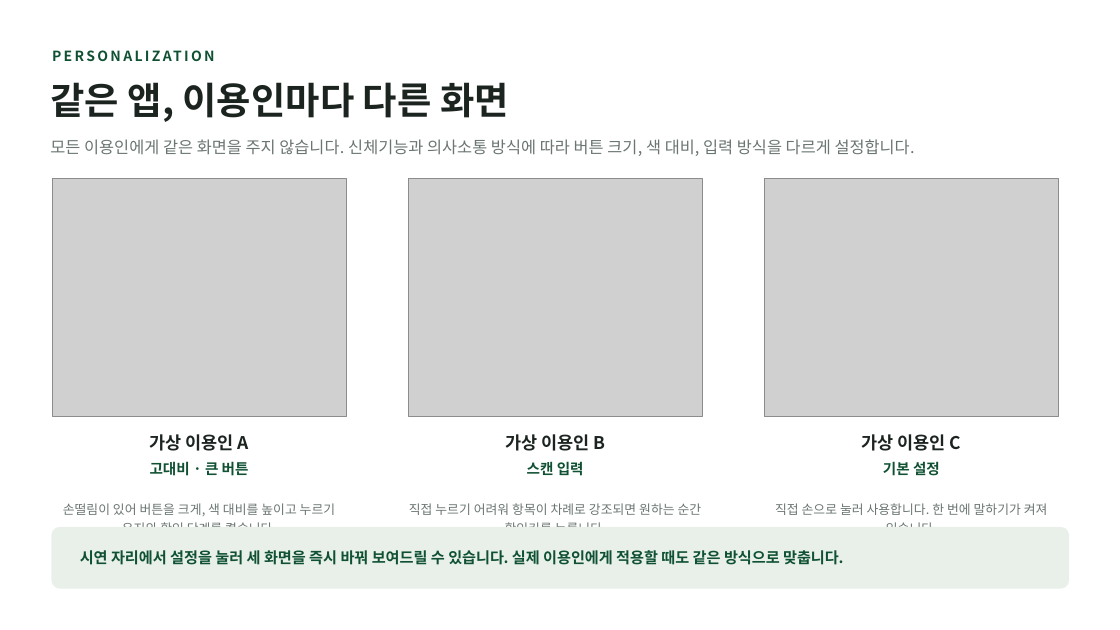
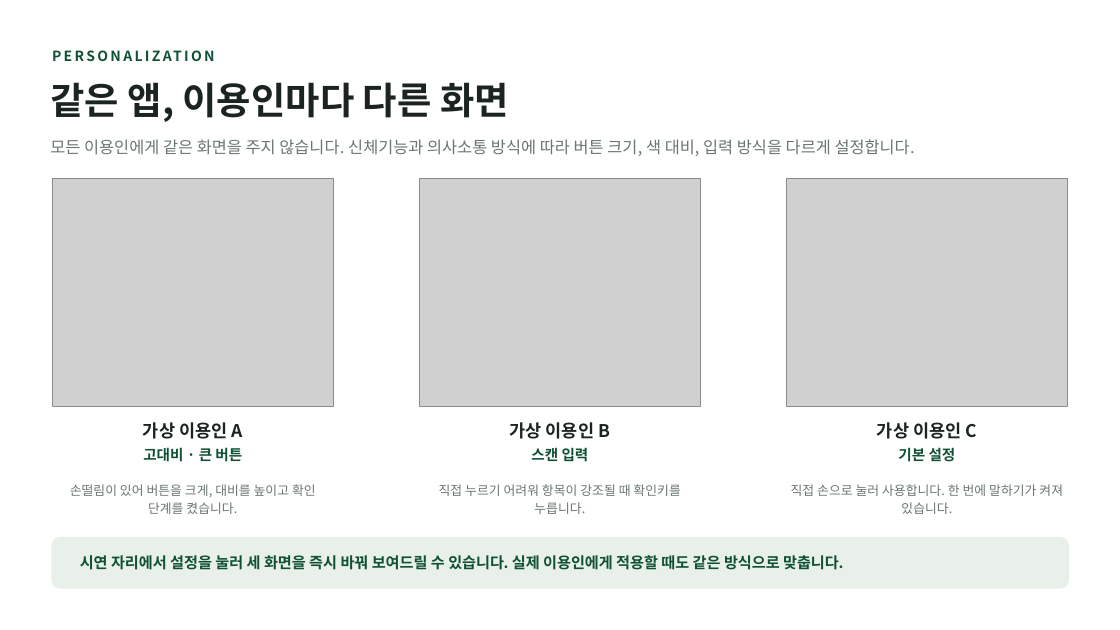
Before and after one commit to dennischoi97-hash/sjb-10, a slide deck: slide 10 of 말빛_AAC_웹앱_시연설명.pptx. Drawn at 1120x630 pixels with LibreOffice and Linux fonts; fonts in the diff are those of the drawing; grey boxes stand for pictures. Boxes give left, top, right and bottom in pixels: in the first picture for what was removed or moved away, otherwise in the second. Text is boxed around its words. In the diff, an @@ line names an element or a change of style, - is before the commit and + after.

```diff
--- a/말빛_AAC_웹앱_시연설명.pptx
+++ b/말빛_AAC_웹앱_시연설명.pptx
@@ picture: place and size @@
-picture at bbox=[52, 178, 346, 417]
+picture at bbox=[52, 178, 334, 406]
@@ picture: place and size @@
-picture at bbox=[408, 178, 702, 417]
+picture at bbox=[419, 178, 701, 406]
@@ picture: place and size @@
-picture at bbox=[765, 178, 1059, 417]
+picture at bbox=[786, 178, 1068, 406]
@@ text "가상 이용인 A": place and size @@
-text "가상 이용인 A" at bbox=[149, 434, 249, 451]
+text "가상 이용인 A" at bbox=[143, 422, 242, 439]
@@ text "가상 이용인 B": place and size @@
-text "가상 이용인 B" at bbox=[505, 434, 605, 451]
+text "가상 이용인 B" at bbox=[510, 422, 610, 439]
@@ text "가상 이용인 C": place and size @@
-text "가상 이용인 C" at bbox=[861, 434, 961, 451]
+text "가상 이용인 C" at bbox=[877, 422, 976, 439]
@@ text "고대비 · 큰 버튼": place and size @@
-text "고대비 · 큰 버튼" at bbox=[150, 461, 249, 476]
+text "고대비 · 큰 버튼" at bbox=[143, 447, 242, 462]
@@ text "스캔 입력": place and size @@
-text "스캔 입력" at bbox=[527, 461, 584, 476]
+text "스캔 입력" at bbox=[531, 447, 589, 462]
@@ text "기본 설정": place and size @@
-text "기본 설정" at bbox=[883, 461, 940, 476]
+text "기본 설정" at bbox=[898, 447, 956, 462]
@@ text "직접 손으로 눌러 사용합니다. 한 ..." rewrapped from bbox=[775, 503, 1048, 527] to bbox=[791, 484, 1063, 514] @@
@@ text at bbox=[70, 484, 316, 514]: text changed @@
-손떨림이 있어 버튼을 크게, 색 대비를 높이고 누르기 유지와 확인 단계를 켰습니다.
+손떨림이 있어 버튼을 크게, 대비를 높이고 확인 단계를 켰습니다.
@@ text at bbox=[439, 484, 680, 514]: text changed @@
-직접 누르기 어려워 항목이 차례로 강조되면 원하는 순간 확인키를 누릅니다.
+직접 누르기 어려워 항목이 강조될 때 확인키를 누릅니다.
@@ rounded rectangle: place and size @@
-rounded rectangle at bbox=[52, 528, 1069, 588]
+rounded rectangle at bbox=[52, 538, 1069, 588]
@@ rounded rectangle at bbox=[52, 538, 1069, 588]: proportions changed @@
@@ text "시연 자리에서 설정을 눌러 세 ...": place and size @@
-text "시연 자리에서 설정을 눌러 세 ..." at bbox=[80, 550, 843, 565]
+text "시연 자리에서 설정을 눌러 세 ..." at bbox=[80, 555, 843, 570]
```
Also in this commit, not shown: 3 other slides changed, 2 other files.
